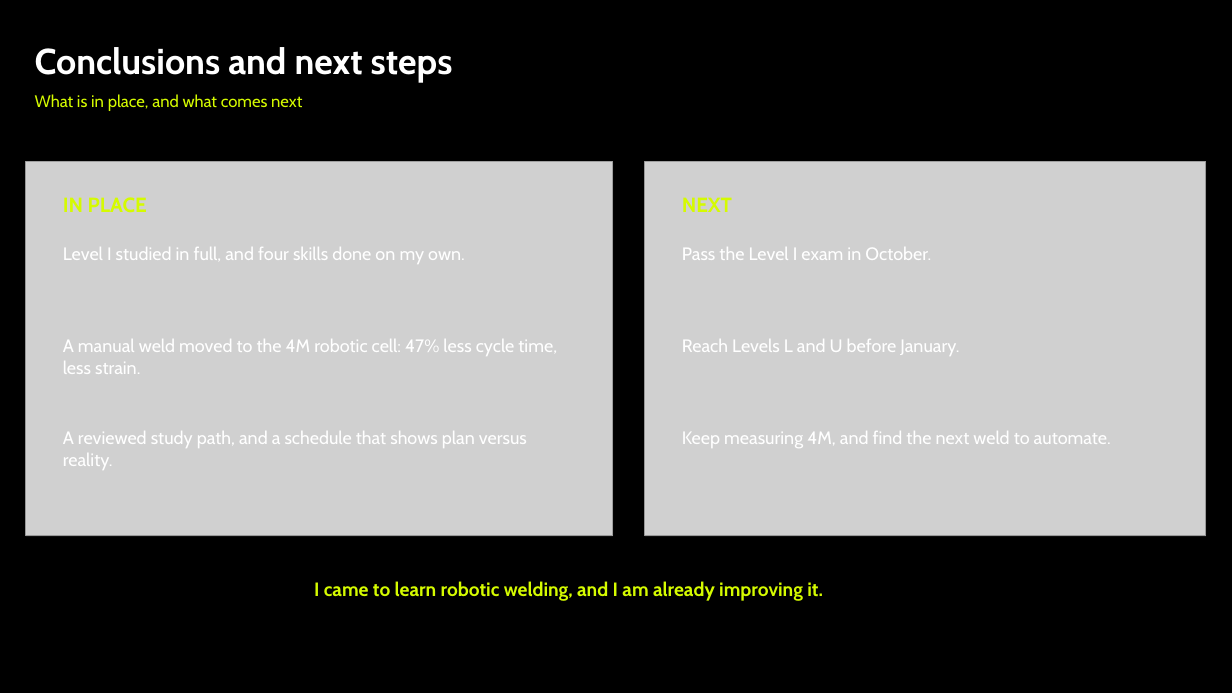
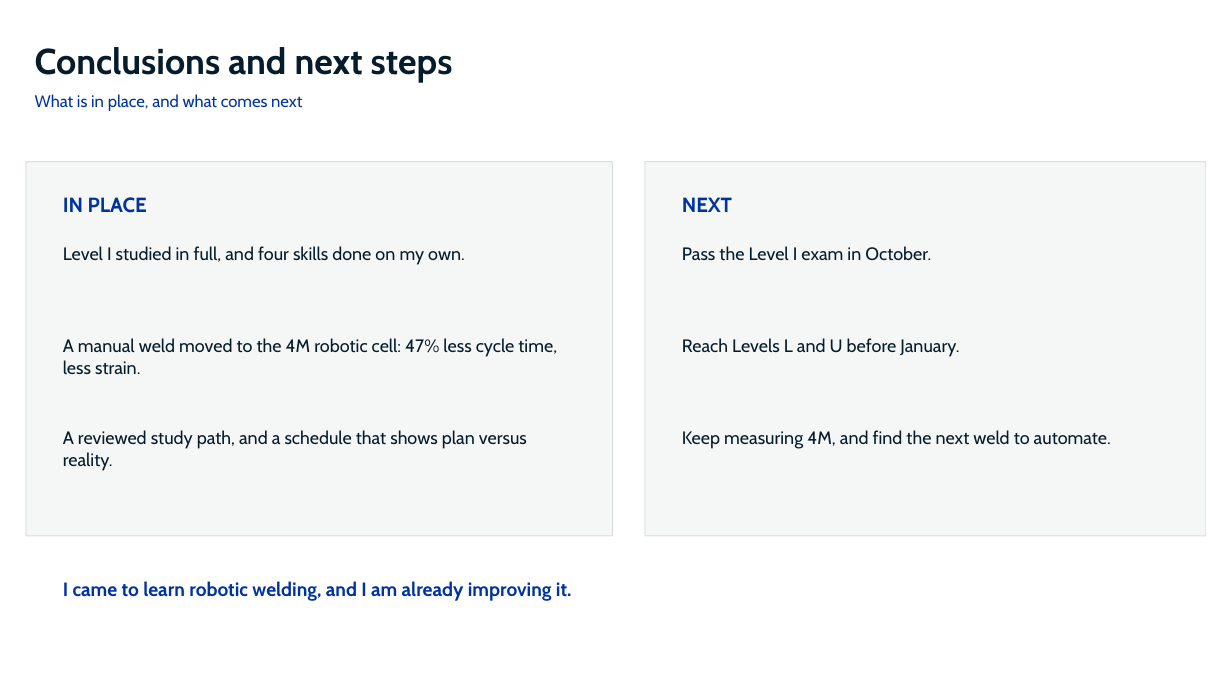
Before and after one commit to adaircarried/Claude-Design, a slide deck: slide 13 of presentations/Tenneco_Robotics_Setter_Diego_de_Leon.pptx. Drawn at 1232x693 pixels with LibreOffice and Linux fonts; fonts in the diff are those of the drawing; grey boxes stand for pictures; background and template pictures are left out. Boxes give left, top, right and bottom in pixels: in the first picture for what was removed or moved away, otherwise in the second. Text is boxed around its words. In the diff, an @@ line names an element or a change of style, - is before the commit and + after.

```diff
--- a/presentations/Tenneco_Robotics_Setter_Diego_de_Leon.pptx
+++ b/presentations/Tenneco_Robotics_Setter_Diego_de_Leon.pptx
@@ background picture (left out) to #FFFFFF @@
@@ rectangle at (26,162,613,536): fill none to #051C2C at 4% opacity; outline #FFFFFF 0.75 pt to #051C2C 0.75 pt @@
@@ picture removed at (26,162,613,536) @@
@@ rectangle at (645,162,1206,536): fill none to #051C2C at 4% opacity; outline #FFFFFF 0.75 pt to #051C2C 0.75 pt @@
@@ picture removed at (645,162,1206,536) @@
@@ text colour #FFFFFF to #051C2C in 7 elements at (35,47,453,83), (63,246,465,265), (63,338,557,375), (63,430,527,471), (682,246,931,261), (682,338,959,357), (682,430,1111,449) @@
@@ text colour #D5FB00 to #0033A0 in 4 elements at (35,94,302,111), (63,197,147,213), (682,197,732,212), (63,580,572,601) @@
@@ text "I came to learn robotic ...": place and size @@
-text "I came to learn robotic ..." at (314,581,823,601)
+text "I came to learn robotic ..." at (63,580,572,601)
```
Also in this commit, not shown: 5 other slides changed, 3 other files.
